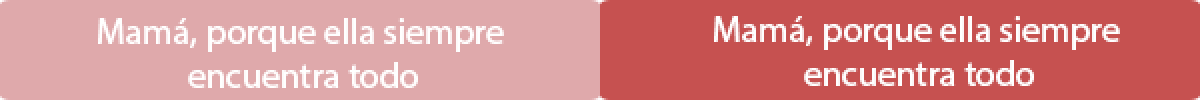
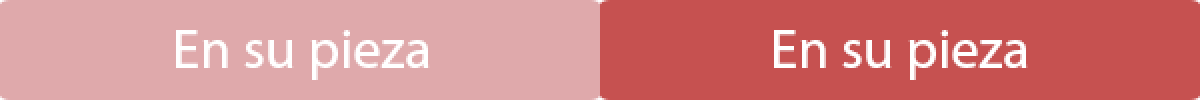
Layered file, before and after one edit (1200x100). Changes by layer:
added layer "En su pieza" (1st of 2) above "En la entrada de la casa copy" over left=774, top=30, right=1028, bottom=80
hid "Mamá, porque ella siempre encuentra todo copy" over left=714, top=16, right=1120, bottom=86
renamed "Mamá, porque ella siempre encuentra todo" to "En su pieza", painted on it over left=98, top=18, right=504, bottom=88
